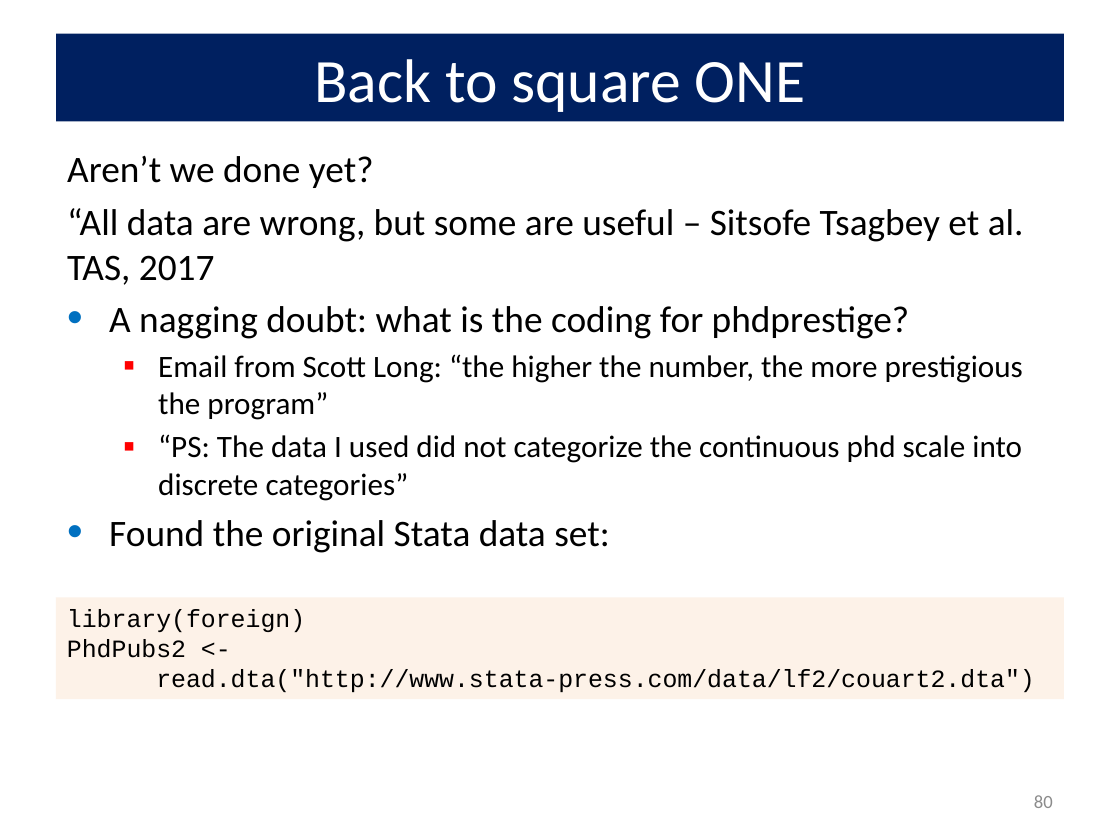
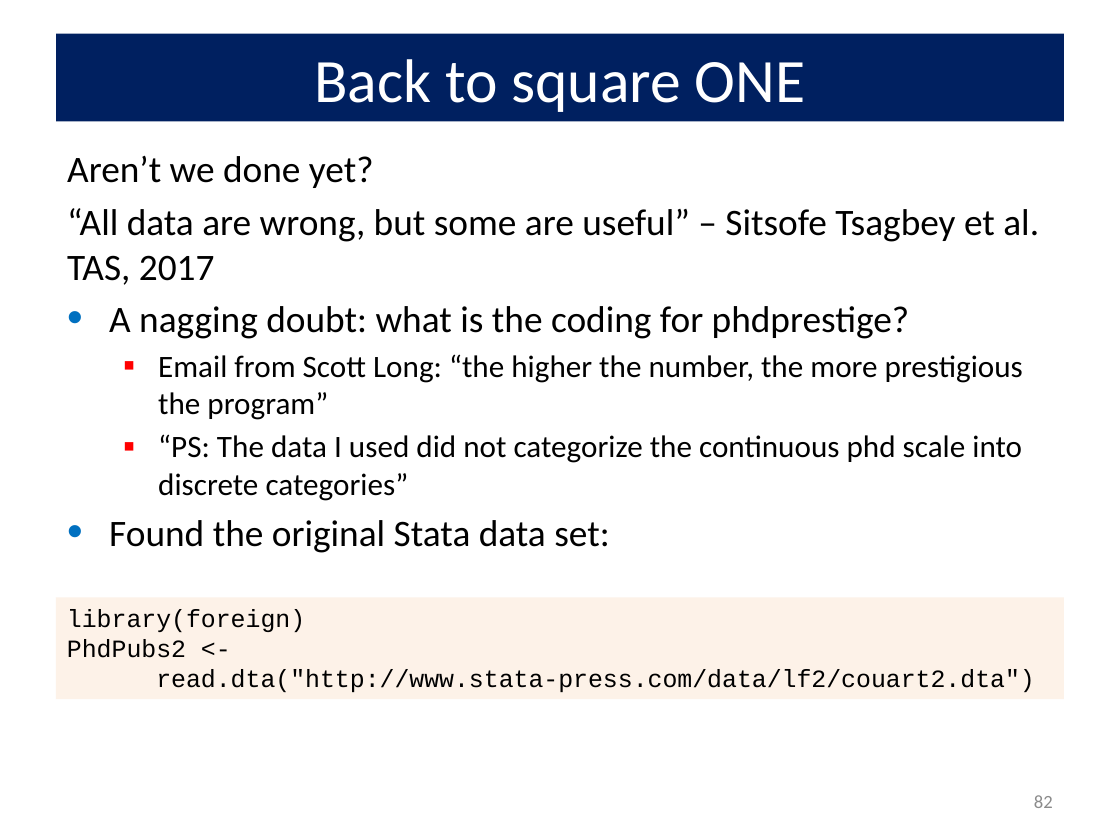
Before and after one commit to friendly/psy6136, a slide deck: slide 82 of docs/lectures/09-CountData.pptx (slide 80 before the commit). Drawn at 1120x840 pixels with LibreOffice and Linux fonts; fonts in the diff are those of the drawing. Boxes give left, top, right and bottom in pixels: in the first picture for what was removed or moved away, otherwise in the second. Text is boxed around its words. In the diff, an @@ line names an element or a change of style, - is before the commit and + after.

```diff
--- a/docs/lectures/09-CountData.pptx
+++ b/docs/lectures/09-CountData.pptx
@@ text at [67, 208, 1039, 285]: text changed @@
-“All data are wrong, but some are useful – Sitsofe Tsagbey et al. TAS, 2017
+“All data are wrong, but some are useful” – Sitsofe Tsagbey et al. TAS, 2017
@@ page number at [1034, 795, 1053, 808]: text changed @@
-80
+82
```
Also in this commit, not shown: 9 other slides changed, 2 slides added, 10 other files.
